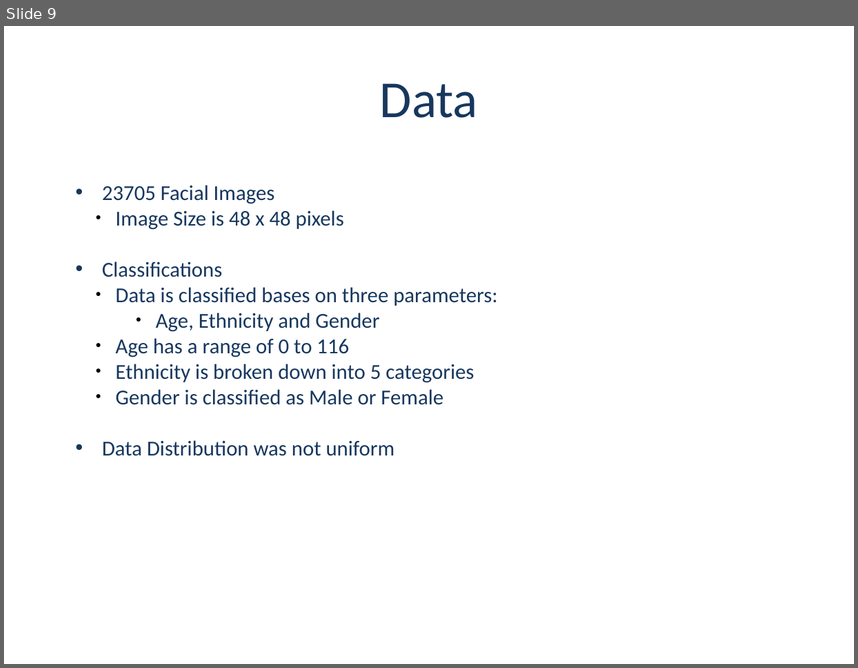
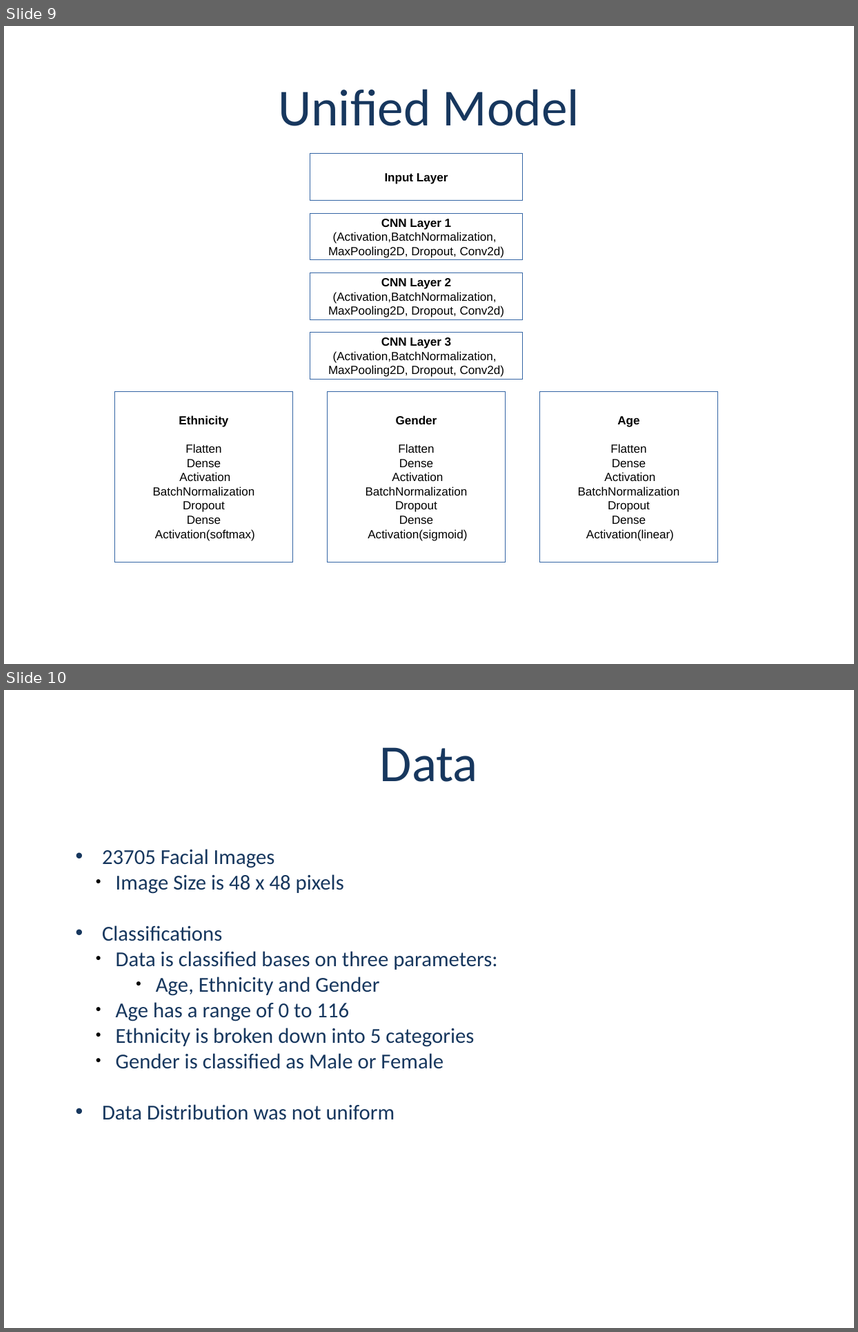
Before and after one commit to dmf49/cs5542FinalProject, a slide deck: Project Presentaion - Group 2- v1.2.0.pptx. Shown one above the other, each under a label of ours: slide 9 before the commit, slides 9 and 10 after it. The pictures are 858x668 and 858x1332 pixels, drawn with LibreOffice and Linux fonts; fonts in the diff are those of the drawing; background and template pictures are left out. Boxes give left, top, right and bottom in pixels: in the first picture for what was removed or moved away, otherwise in the second. Text is boxed around its words. In the diff, an @@ line names an element or a change of style, - is before the commit and + after.

```diff
--- a/Project Presentaion - Group 2- v1.2.0.pptx
+++ b/Project Presentaion - Group 2- v1.2.0.pptx
@@ slide 9 added at box(4, 26, 854, 664), background picture (left out) @@
@@ text added at box(278, 89, 579, 126), 44 pt, text #17375E @@
+Unified Model
@@ rectangle added at box(310, 154, 523, 201), fill #FFFFFF, outline #3465A4 0.75 pt, 10 pt, text #000000, bold @@
+Input Layer
@@ rectangle added at box(310, 213, 523, 260), fill #FFFFFF, outline #3465A4 0.75 pt, 10 pt, text #000000 @@
+CNN Layer 1
+(Activation,BatchNormalization,
+MaxPooling2D, Dropout, Conv2d)
@@ rectangle added at box(310, 272, 523, 319), fill #FFFFFF, outline #3465A4 0.75 pt, 10 pt, text #000000 @@
+CNN Layer 2
+(Activation,BatchNormalization,
+MaxPooling2D, Dropout, Conv2d)
@@ rectangle added at box(310, 332, 523, 379), fill #FFFFFF, outline #3465A4 0.75 pt, 10 pt, text #000000 @@
+CNN Layer 3
+(Activation,BatchNormalization,
+MaxPooling2D, Dropout, Conv2d)
@@ rectangle added at box(114, 392, 293, 561), fill #FFFFFF, outline #3465A4 0.75 pt, 10 pt, text #000000 @@
+Ethnicity
+Flatten
+Dense
+Activation
+BatchNormalization
+Dropout
+Dense
+Activation(softmax)
@@ rectangle added at box(327, 392, 506, 561), fill #FFFFFF, outline #3465A4 0.75 pt, 10 pt, text #000000 @@
+Gender
+Flatten
+Dense
+Activation
+BatchNormalization
+Dropout
+Dense
+Activation(sigmoid)
@@ rectangle added at box(539, 392, 718, 561), fill #FFFFFF, outline #3465A4 0.75 pt, 10 pt, text #000000 @@
+Age
+Flatten
+Dense
+Activation
+BatchNormalization
+Dropout
+Dense
+Activation(linear)
@@ what was slide 9 is now slide 10 @@
```
Also in this commit, not shown: 7 slides changed, 6 other slides added, 5 slides removed.
